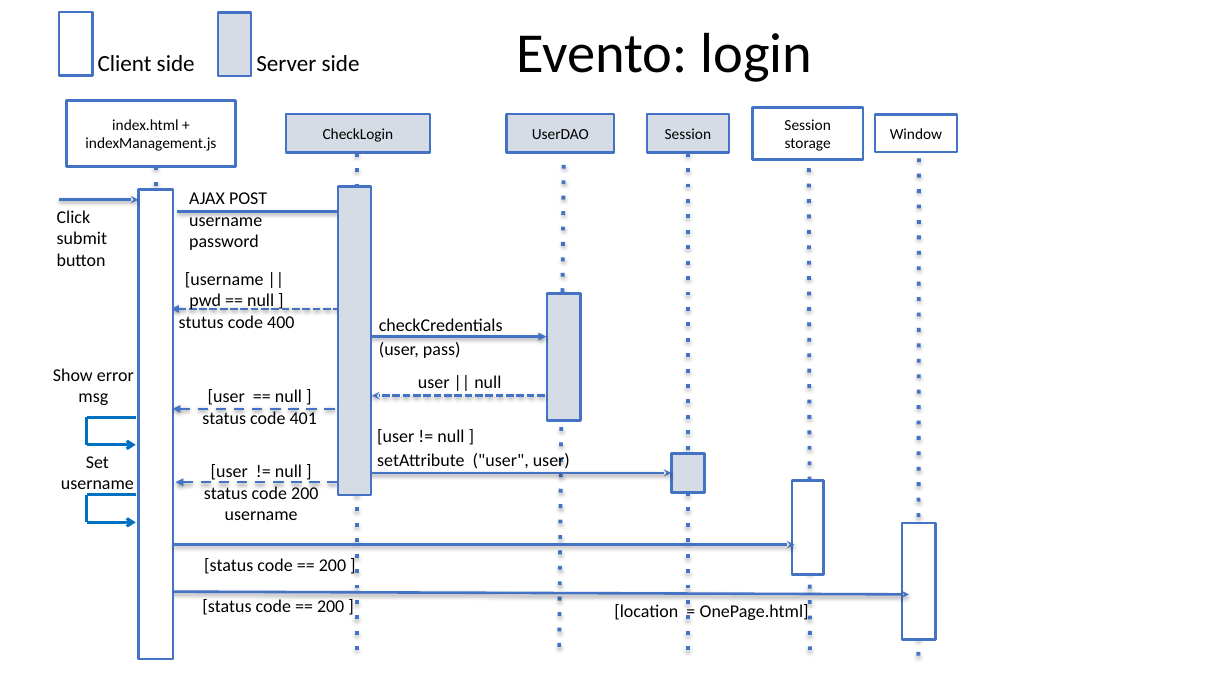
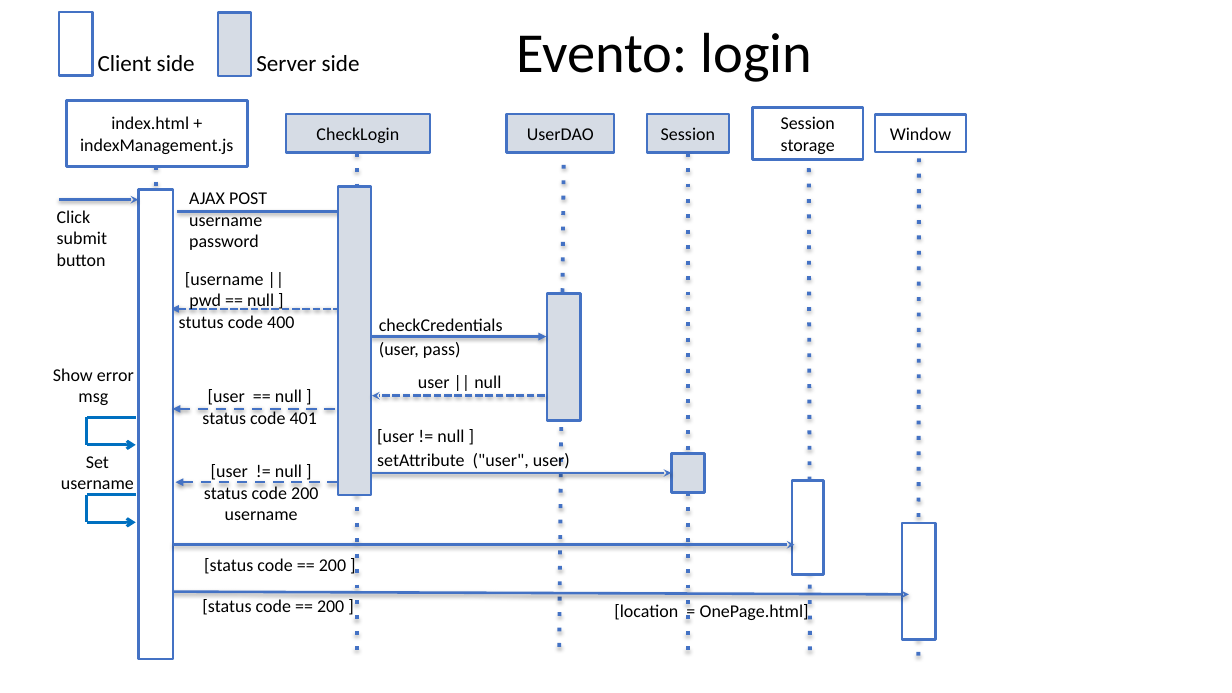
Before and after one commit to Giulsmoon/TecnologiePerIlWeb_Project1, a slide deck: slide 12 of Presentazioni Powerpoint/Progetto1_versione_RIA.pptx. Drawn at 1232x693 pixels with LibreOffice and Linux fonts; fonts in the diff are those of the drawing. Boxes give left, top, right and bottom in pixels: in the first picture for what was removed or moved away, otherwise in the second. Text is boxed around its words. In the diff, an @@ line names an element or a change of style, - is before the commit and + after.

Commit message:
Delay on "mouse Enter/Leave" re-added control on session client side and pptx ria

```diff
--- a/Presentazioni Powerpoint/Progetto1_versione_RIA.pptx
+++ b/Presentazioni Powerpoint/Progetto1_versione_RIA.pptx
@@ rectangle "index.html + indexManagement.js": place and size @@
-rectangle "index.html + indexManagement.js" at (67, 101, 236, 166)
+rectangle "index.html + indexManagement.js" at (67, 101, 248, 166)
@@ size 12 to 14 pt in 6 elements at (287, 115, 431, 153), (506, 115, 615, 153), (647, 115, 729, 153), (752, 107, 863, 159), (67, 101, 248, 166), (875, 115, 966, 152) @@
@@ rectangle "Window": place and size @@
-rectangle "Window" at (875, 115, 957, 152)
+rectangle "Window" at (875, 115, 966, 152)
```
Also in this commit, not shown: 3 other slides changed, 2 other files.
